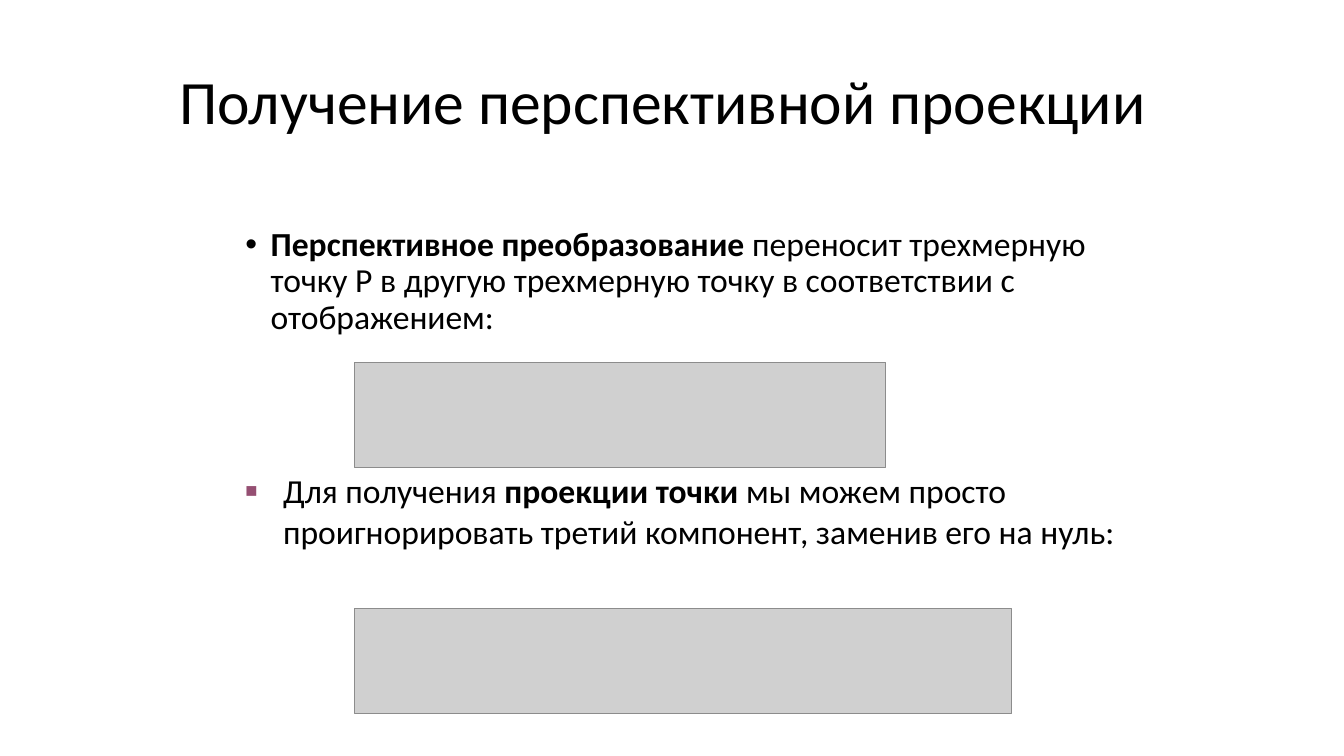
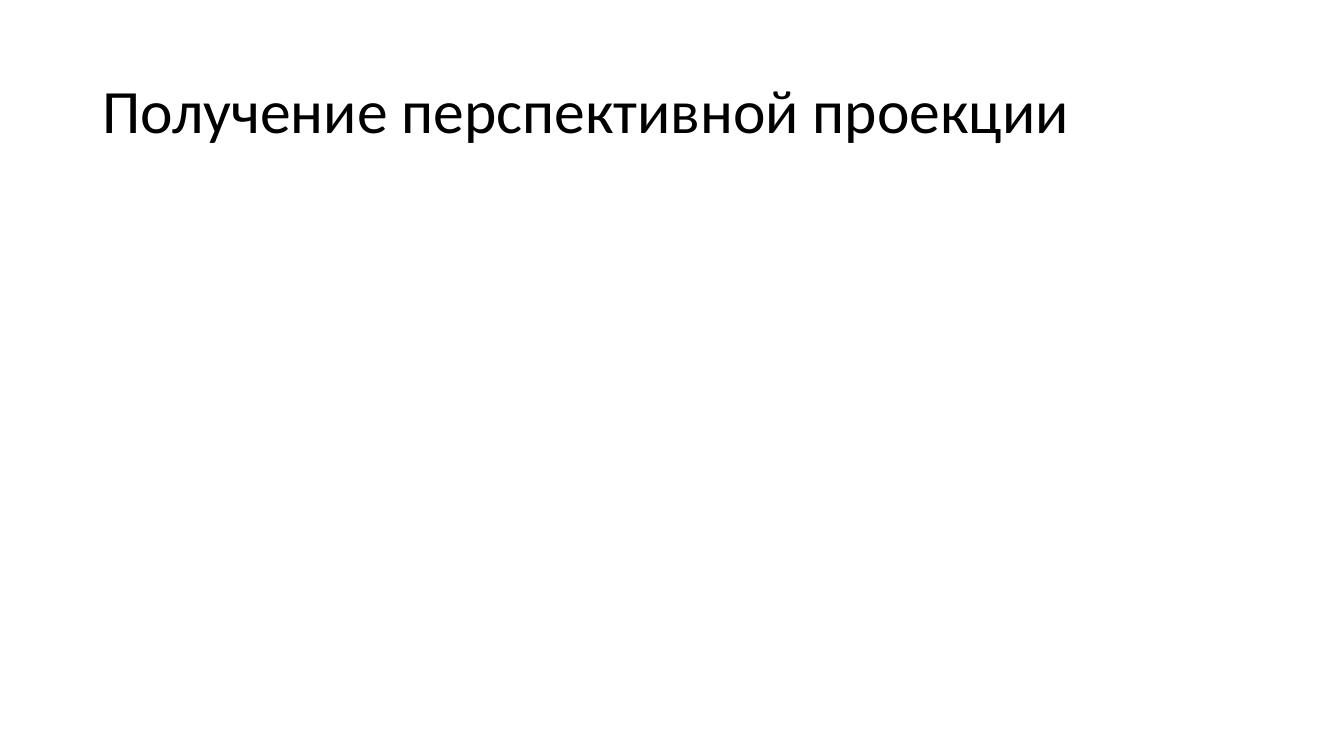
Before and after one commit to alexey-malov/cg-course, a slide deck: slide 149 of lectures/03 - Векторный анализ, трансформации и матрицы.pptx (slide 148 before the commit). Drawn at 1344x756 pixels with LibreOffice and Linux fonts; fonts in the diff are those of the drawing; grey boxes stand for pictures. Boxes give left, top, right and bottom in pixels: in the first picture for what was removed or moved away, otherwise in the second. Text is boxed around its words. In the diff, an @@ line names an element or a change of style, - is before the commit and + after.

```diff
--- a/lectures/03 - Векторный анализ, трансформации и матрицы.pptx
+++ b/lectures/03 - Векторный анализ, трансформации и матрицы.pptx
@@ title "Получение перспективной проекции": place and size @@
-title "Получение перспективной проекции" at bbox=[179, 82, 1146, 134]
+title "Получение перспективной проекции" at bbox=[102, 91, 1069, 143]
@@ text removed at bbox=[271, 233, 1085, 335] @@
-• Перспективное преобразование переносит трехмерную точку P в другую трехмерную точку в соответствии с отображением:
@@ picture removed at bbox=[355, 362, 886, 468] @@
@@ text removed at bbox=[283, 481, 1114, 550] @@
-■ Для получения проекции точки мы можем просто проигнорировать третий компонент, заменив его на нуль:
@@ picture removed at bbox=[355, 608, 1012, 714] @@
```
Also in this commit, not shown: 14 other slides changed, 2 slides added, 1 other file.
